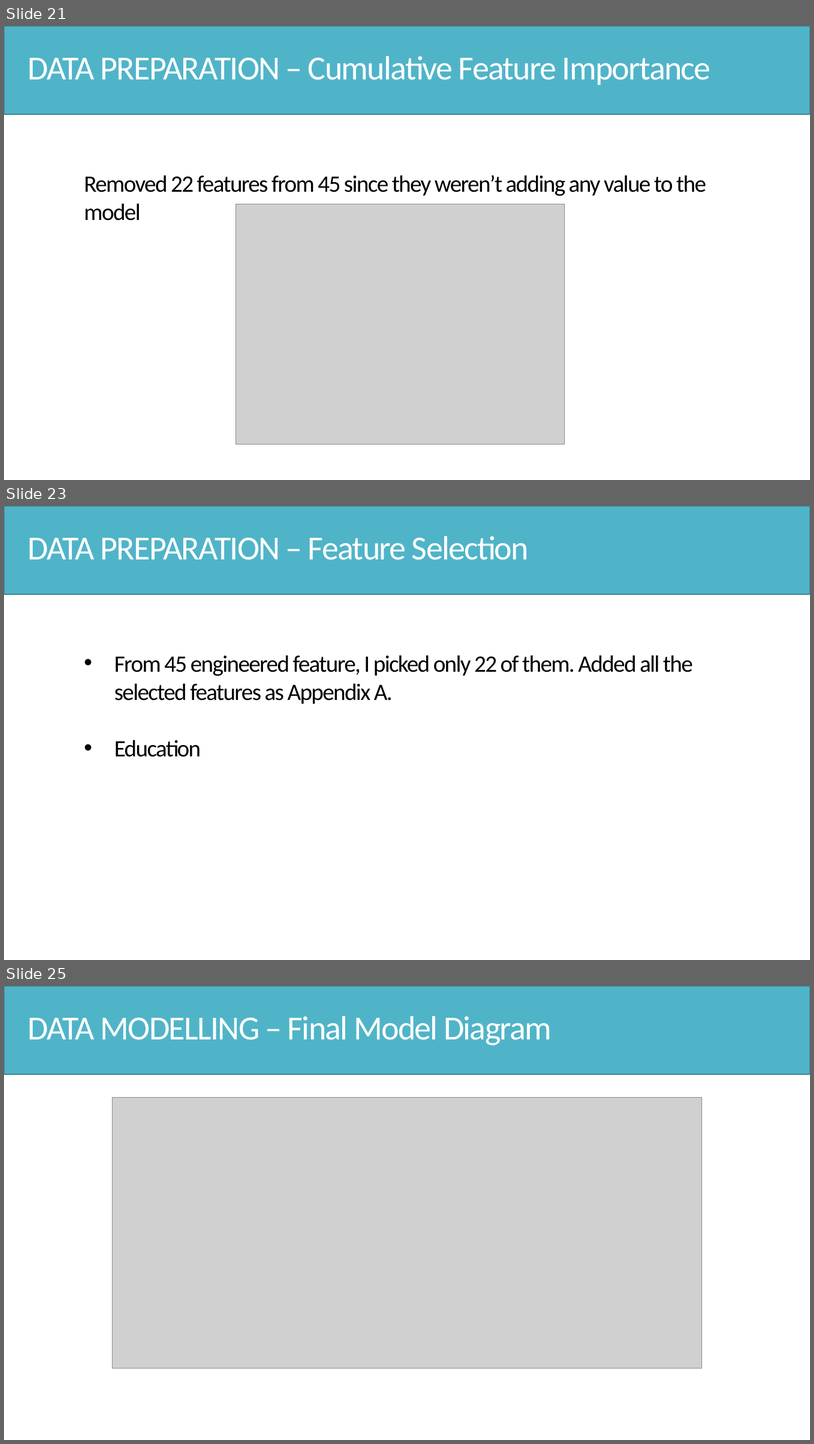
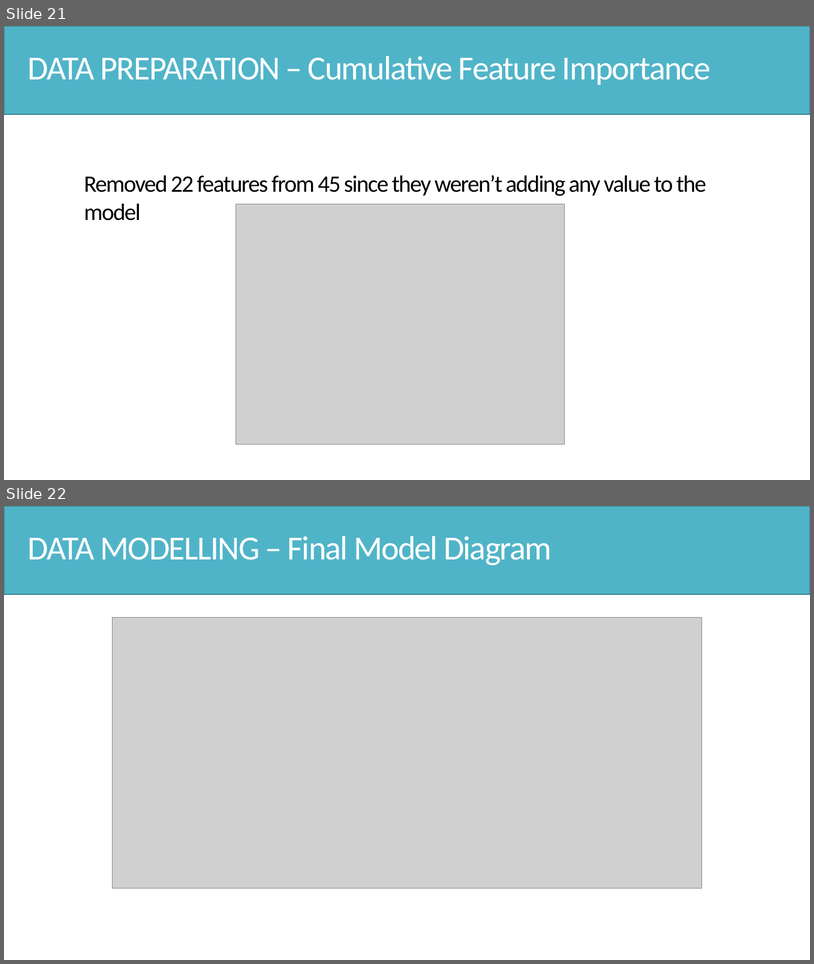
Before and after one commit to Hsgngr/dataiku_income_classification, a slide deck: Task_Presentation.pptx. Shown one above the other, each under a label of ours: slides 21, 23 and 25 before the commit, slides 21 and 22 after it; the slides between them are not shown. The pictures are 814x1444 and 814x964 pixels, drawn with LibreOffice and Linux fonts; fonts in the diff are those of the drawing; grey boxes stand for pictures. Boxes give left, top, right and bottom in pixels: in the first picture for what was removed or moved away, otherwise in the second. Text is boxed around its words. In the diff, an @@ line names an element or a change of style, - is before the commit and + after.

```diff
--- a/Task_Presentation.pptx
+++ b/Task_Presentation.pptx
@@ slide 23 removed at [4, 506, 810, 960], background #FFFFFF @@
@@ rectangle removed at [4, 506, 810, 594] @@
@@ text removed at [27, 536, 529, 560] @@
-DATA PREPARATION – Feature Selection
@@ text removed at [114, 655, 693, 757] @@
-• From 45 engineered feature, I picked only 22 of them. Added all the selected features as Appendix A.
-• Education
@@ what was slide 25 is now slide 22 @@
```
Also in this commit, not shown: 2 other slides removed.
